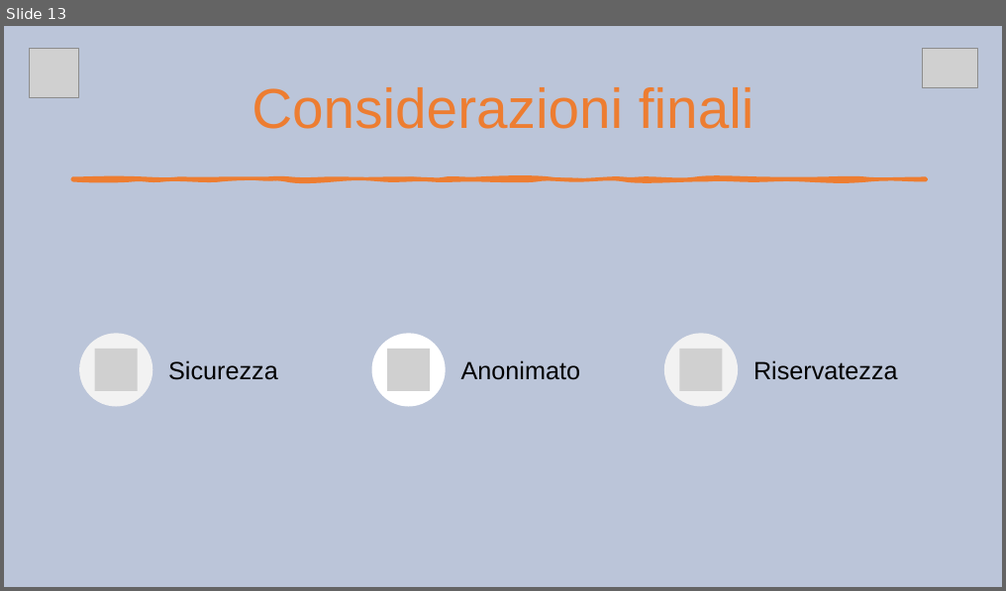
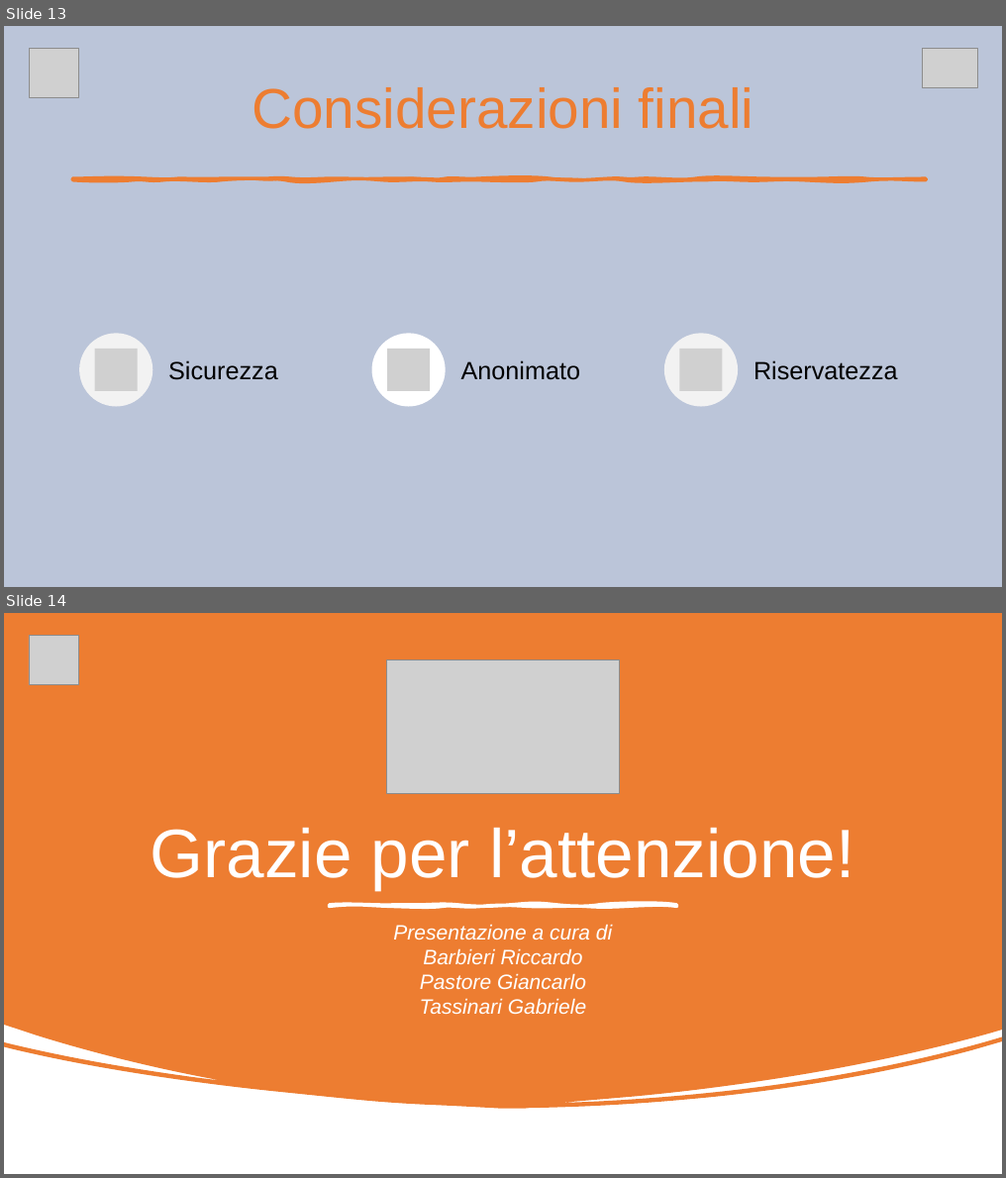
Before and after one commit to RiccardoBarbieri/iovoto, a slide deck: ioVoto.pptx. Shown one above the other, each under a label of ours: slide 13 before the commit, slides 13 and 14 after it. The pictures are 1006x591 and 1006x1178 pixels, drawn with LibreOffice and Linux fonts; fonts in the diff are those of the drawing; grey boxes stand for pictures. Boxes give left, top, right and bottom in pixels: in the first picture for what was removed or moved away, otherwise in the second. Text is boxed around its words. In the diff, an @@ line names an element or a change of style, - is before the commit and + after.

Commit message:
Presentazione finale

```diff
--- a/ioVoto.pptx
+++ b/ioVoto.pptx
@@ slide 14 added at (4,613,1002,1174), background #FFFFFF @@
@@ freeform shape added at (4,613,1002,1109), fill #ED7D31 @@
@@ picture added at (29,636,79,685) @@
@@ picture added at (386,661,620,793) @@
@@ title added at (151,827,855,889), 66 pt, text #FFFFFF @@
+Grazie per l’attenzione!
@@ freeform shape added at (330,905,677,906), fill #FFFFFF, outline #FFFFFF 3.25 pt @@
@@ subtitle added at (393,924,612,1014), 20 pt, text #FFFFFF, italic @@
+Presentazione a cura di
+Barbieri Riccardo
+Pastore Giancarlo
+Tassinari Gabriele
```
